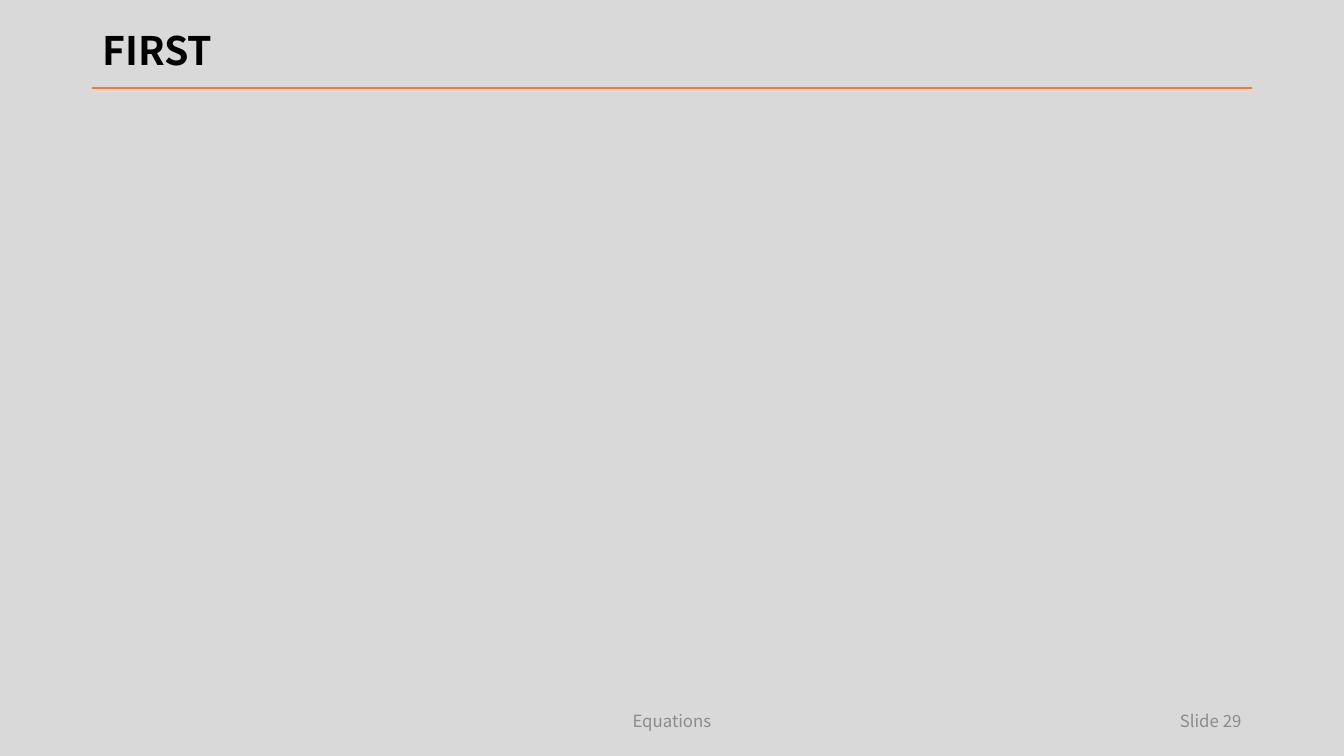
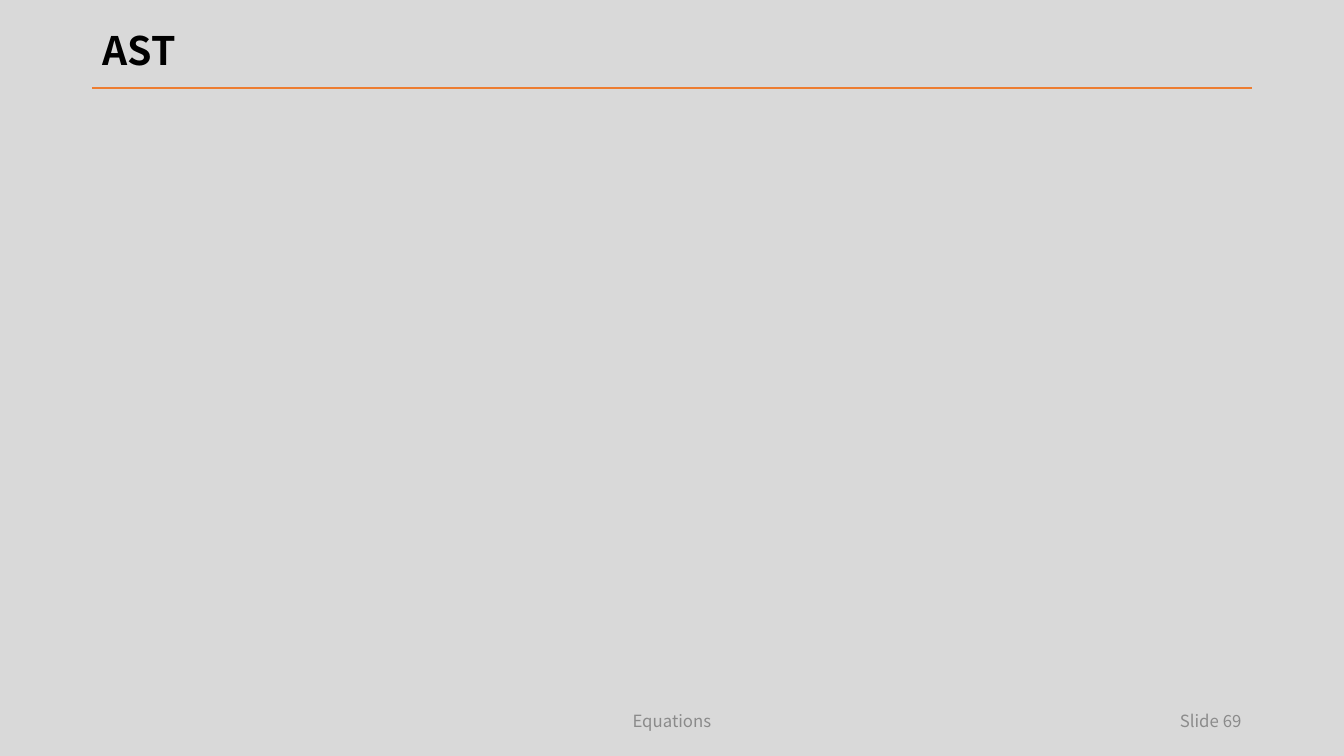
Before and after one commit to laxtools/article, a slide deck: slide 69 of programming/compiler/lecture/note.pptx (slide 29 before the commit). Drawn at 1344x756 pixels with LibreOffice and Linux fonts; fonts in the diff are those of the drawing. Boxes give left, top, right and bottom in pixels: in the first picture for what was removed or moved away, otherwise in the second. Text is boxed around its words. In the diff, an @@ line names an element or a change of style, - is before the commit and + after.

```diff
--- a/programming/compiler/lecture/note.pptx
+++ b/programming/compiler/lecture/note.pptx
@@ title at bbox=[102, 35, 175, 66]: text changed @@
-FIRST
+AST
@@ page number at bbox=[1180, 714, 1242, 727]: text changed @@
-Slide 29
+Slide 69
```
Also in this commit, not shown: 9 other slides changed, 43 slides added, 1 slide removed, 1 other file.
